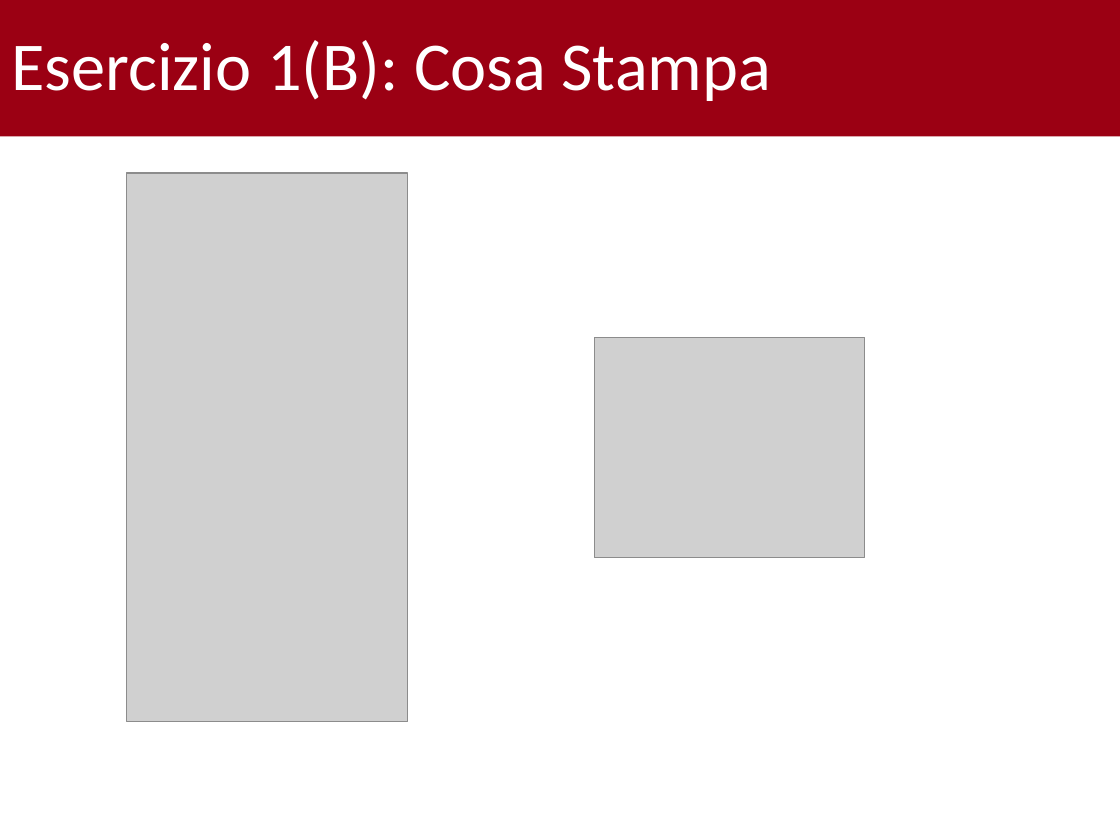
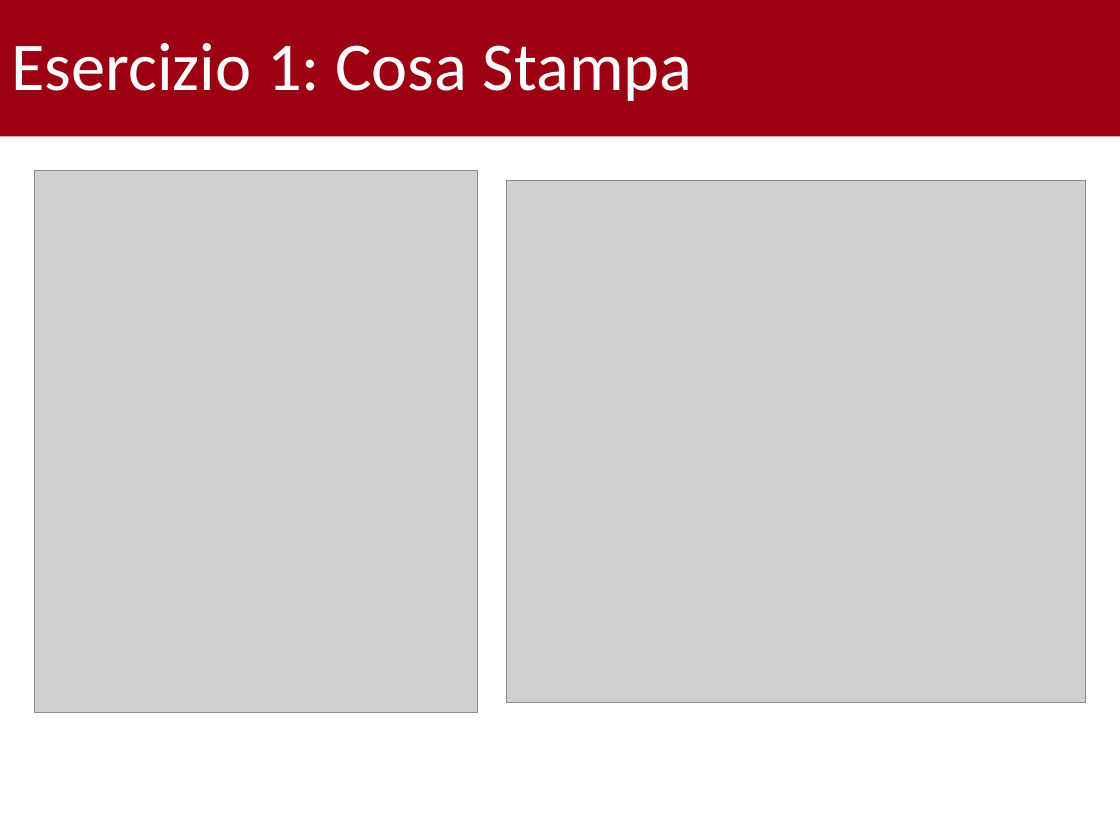
Before and after one commit to gabrielrovesti/Teaching-And-Tutoring, a slide deck: slide 17 of UniPD/Tutor Didattico/P2 - Semestre 1/08-11/Tutorato 2.pptx (slide 24 before the commit). Drawn at 1120x840 pixels with LibreOffice and Linux fonts; fonts in the diff are those of the drawing; grey boxes stand for pictures; background and template pictures are left out. Boxes give left, top, right and bottom in pixels: in the first picture for what was removed or moved away, otherwise in the second. Text is boxed around its words. In the diff, an @@ line names an element or a change of style, - is before the commit and + after.

Commit message:
Esercizi Annalisa e Tutorato completo

```diff
--- a/UniPD/Tutor Didattico/P2 - Semestre 1/08-11/Tutorato 2.pptx
+++ b/UniPD/Tutor Didattico/P2 - Semestre 1/08-11/Tutorato 2.pptx
@@ title at (x1=11, y1=43, x2=693, y2=101): text changed @@
-Esercizio 1(B): Cosa Stampa
+Esercizio 1: Cosa Stampa
@@ picture resized from (x1=127, y1=174, x2=408, y2=722) to (x1=34, y1=170, x2=477, y2=712) @@
@@ picture added at (x1=506, y1=180, x2=1086, y2=702) @@
@@ picture removed at (x1=595, y1=337, x2=866, y2=558) @@
```
Also in this commit, not shown: 13 other slides changed, 3 slides added, 3 slides removed, 25 other files.
